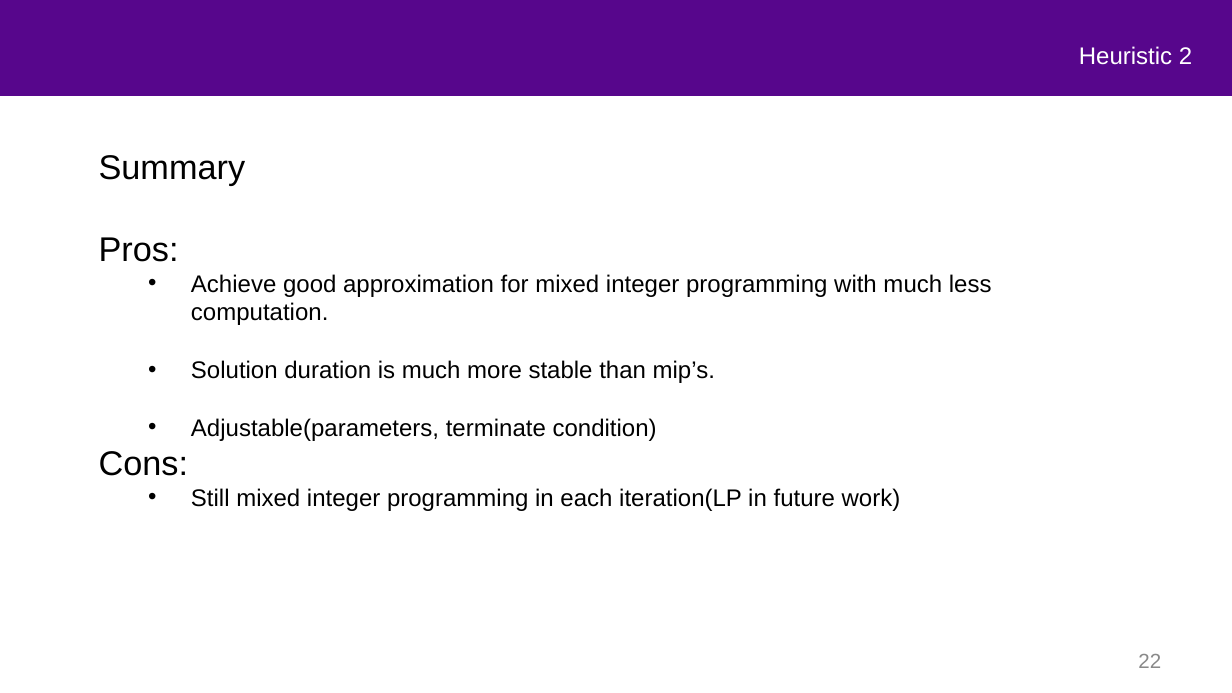
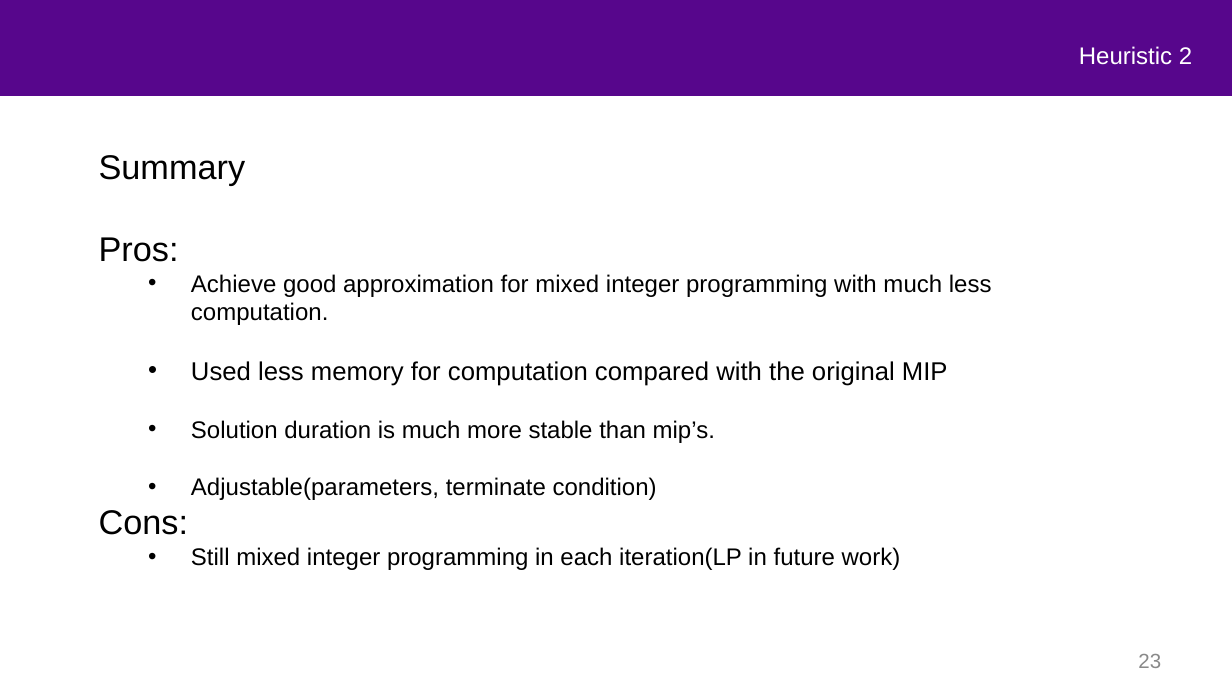
Before and after one commit to mustafafu/mec_request_routing, a slide deck: slide 23 of common_script/FinalPresentation.pptx (slide 22 before the commit). Drawn at 1232x693 pixels with LibreOffice and Linux fonts; fonts in the diff are those of the drawing; background and template pictures are left out. Boxes give left, top, right and bottom in pixels: in the first picture for what was removed or moved away, otherwise in the second. Text is boxed around its words. In the diff, an @@ line names an element or a change of style, - is before the commit and + after.

```diff
--- a/common_script/FinalPresentation.pptx
+++ b/common_script/FinalPresentation.pptx
@@ text at bbox=[191, 361, 948, 386]: paragraph added @@
+  • Used less memory for computation compared with the original MIP
@@ page number at bbox=[1138, 654, 1161, 668]: text changed @@
-22
+23
```
Also in this commit, not shown: 2 other slides changed, 1 slide added.
